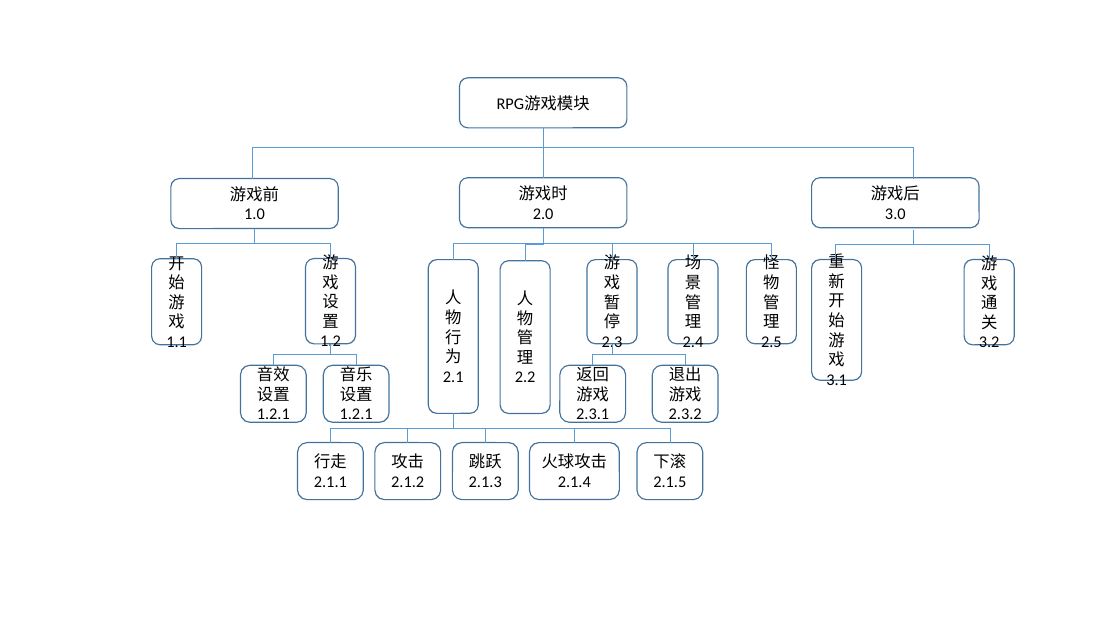
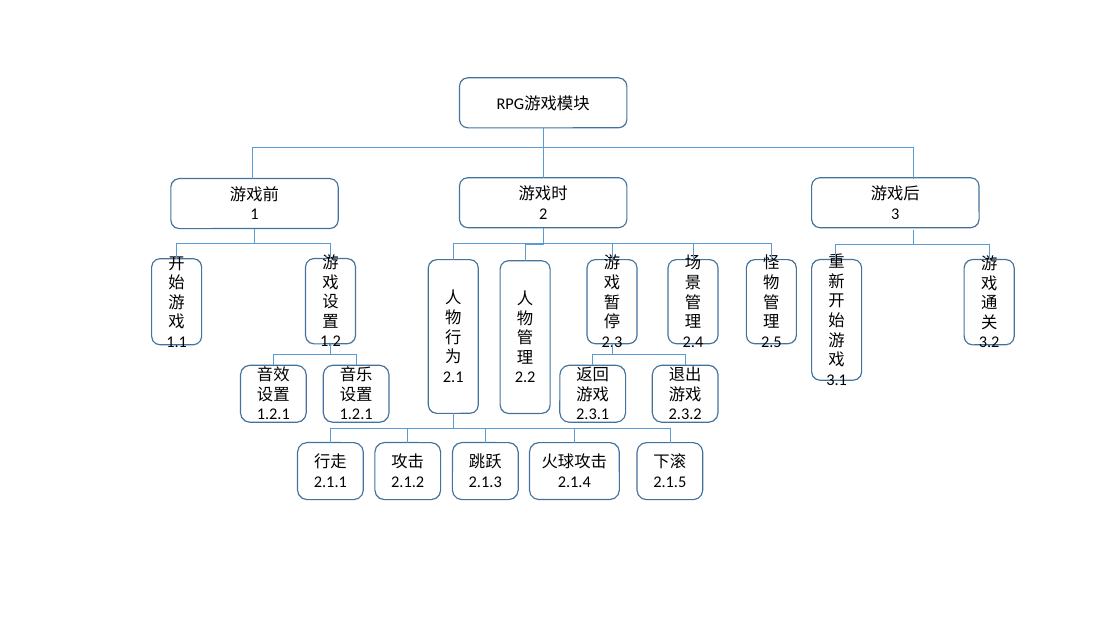
Before and after one commit to 31501102ygg/learngit, a slide deck: slide 1 of HIPO.pptx. Drawn at 1120x630 pixels with LibreOffice and Linux fonts; fonts in the diff are those of the drawing. Boxes give left, top, right and bottom in pixels: in the first picture for what was removed or moved away, otherwise in the second. Text is boxed around its words. In the diff, an @@ line names an element or a change of style, - is before the commit and + after.

```diff
--- a/HIPO.pptx
+++ b/HIPO.pptx
@@ text in rounded rectangle at <box>250,208,258,219</box>: text changed @@
-1.0
+1
@@ text in rounded rectangle at <box>539,208,547,219</box>: text changed @@
-2.0
+2
@@ text in rounded rectangle at <box>891,208,899,219</box>: text changed @@
-3.0
+3
```
Also in this commit, not shown: 9 other files.
